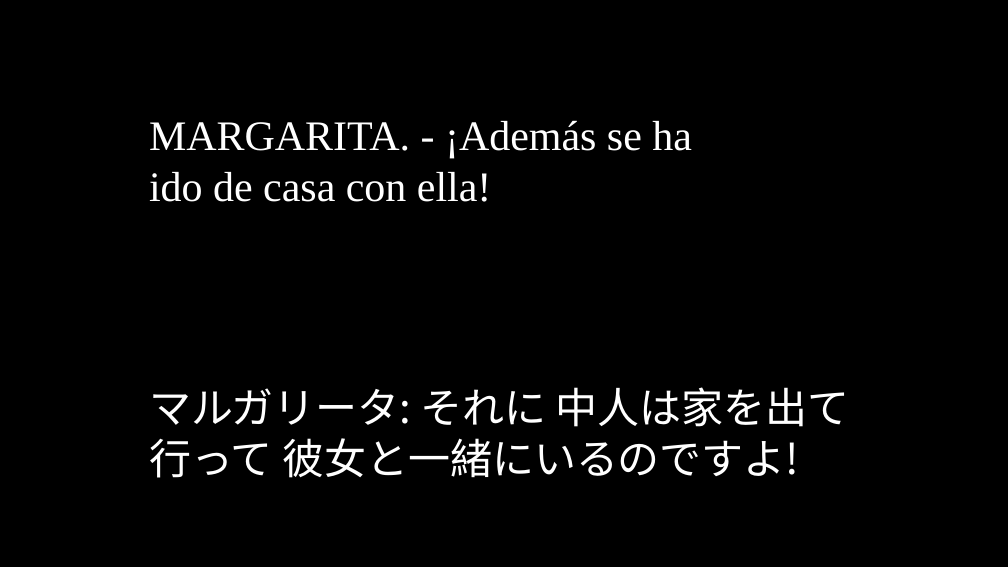
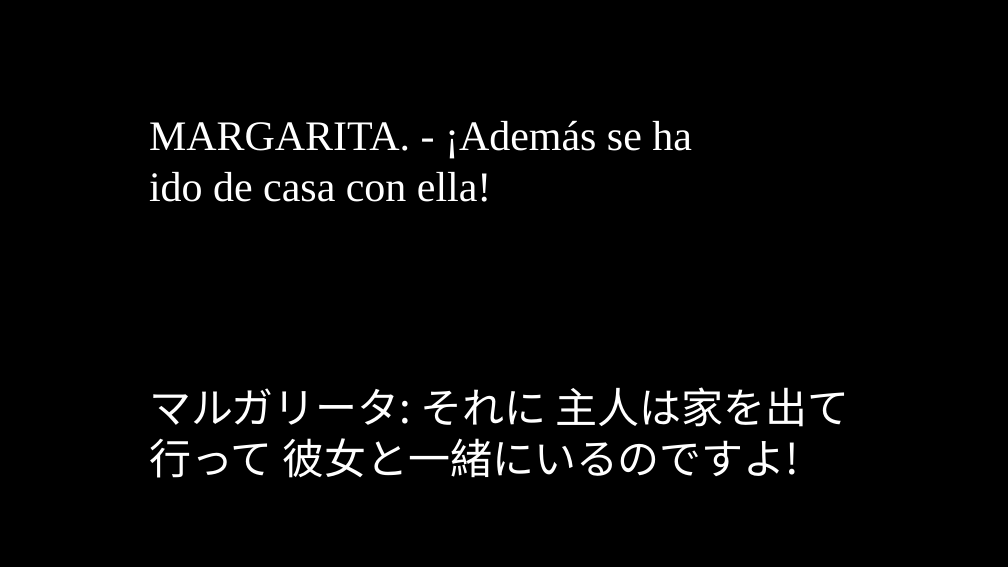
Before and after one commit to oulcggc/lang-drama-caption, a slide deck: slide 95 of complete-cap.pptx. Drawn at 1008x567 pixels with LibreOffice and Linux fonts; fonts in the diff are those of the drawing. Boxes give left, top, right and bottom in pixels: in the first picture for what was removed or moved away, otherwise in the second. Text is boxed around its words. In the diff, an @@ line names an element or a change of style, - is before the commit and + after.

```diff
--- a/complete-cap.pptx
+++ b/complete-cap.pptx
@@ text at (x1=149, y1=387, x2=850, y2=478): text changed @@
-マルガリータ: それに 中人は家を出て行って 彼女と一緒にいるのですよ!
+マルガリータ: それに 主人は家を出て行って 彼女と一緒にいるのですよ!
```
Also in this commit, not shown: 10 other slides changed.
